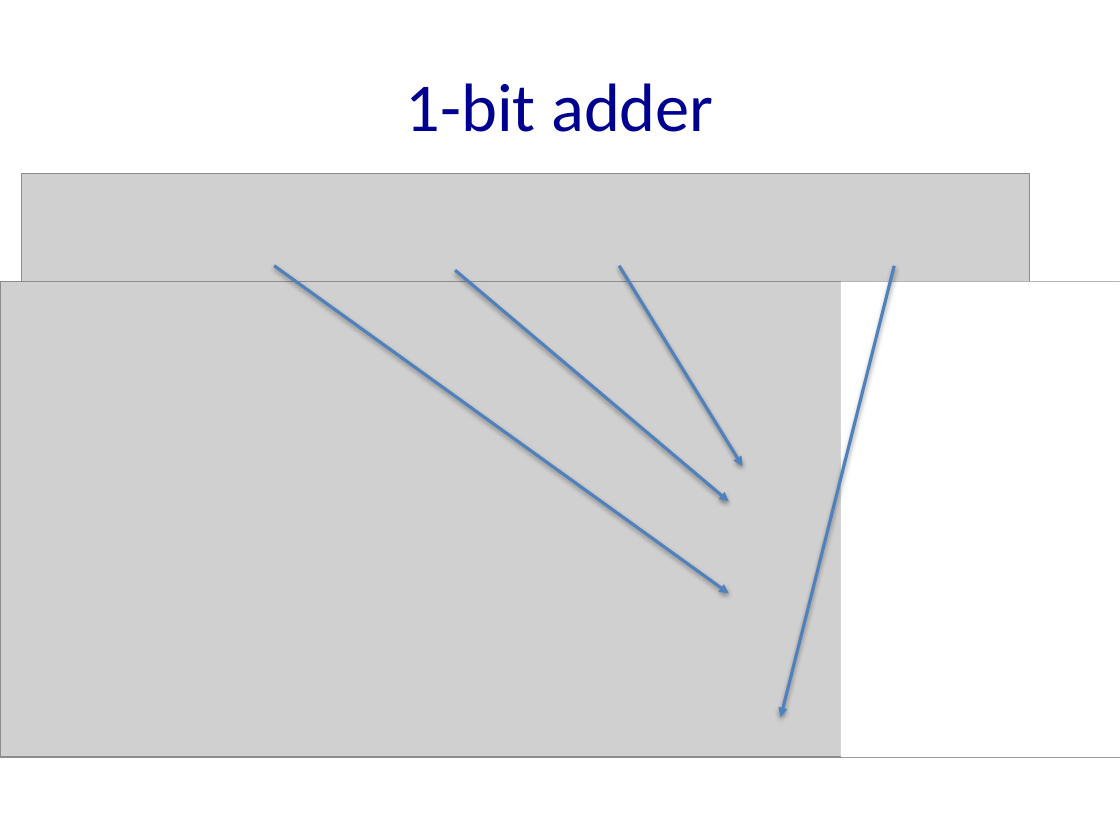
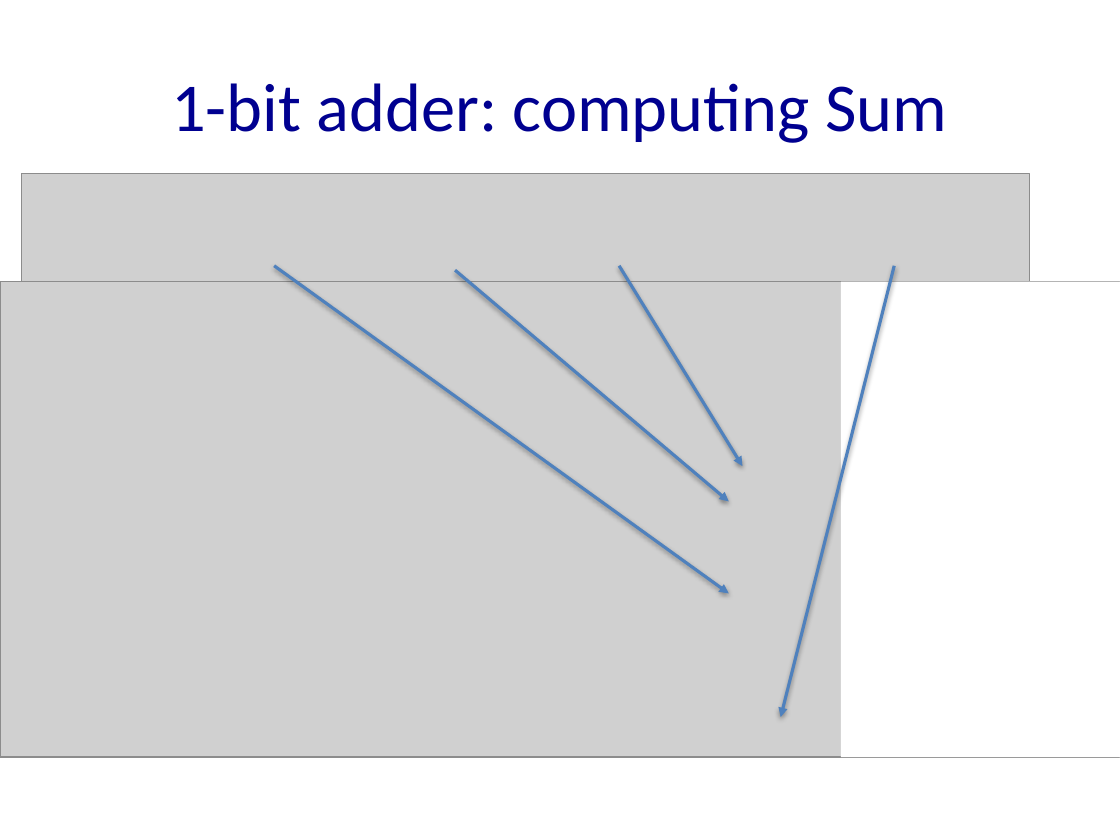
Before and after one commit to NYU-CSO/nyu-cso.github.io, a slide deck: slide 18 of notes/arch-alu.pptx (slide 17 before the commit). Drawn at 1120x840 pixels with LibreOffice and Linux fonts; fonts in the diff are those of the drawing; grey boxes stand for pictures. Boxes give left, top, right and bottom in pixels: in the first picture for what was removed or moved away, otherwise in the second. Text is boxed around its words. In the diff, an @@ line names an element or a change of style, - is before the commit and + after.

```diff
--- a/notes/arch-alu.pptx
+++ b/notes/arch-alu.pptx
@@ title at [171,83,948,143]: text changed @@
-1-bit adder
+1-bit adder: computing Sum
```
Also in this commit, not shown: 10 other slides changed, 2 slides added, 1 other file.
